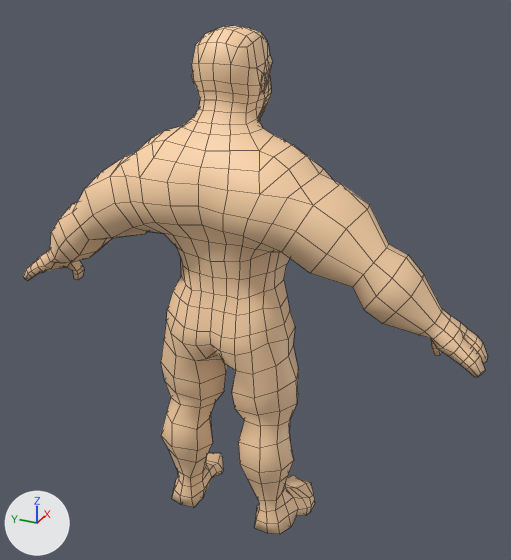
A saved change to the FBX model KazgarsRevenge/KazgarsRevenge/KazgarsRevengeContent/Models/Player/idle1.fbx.
Before and after are seen from a 50 mm camera at (-0.0457, -0.0226, 0.0459) aimed at (0.0011, -0.0015, 0.0225). Every picture has the same lights, and +X, +Y and +Z are marked at lower left. Mesh edges are drawn as thin lines. Where no turn or scale is listed for an object, it has been applied to the vertices.
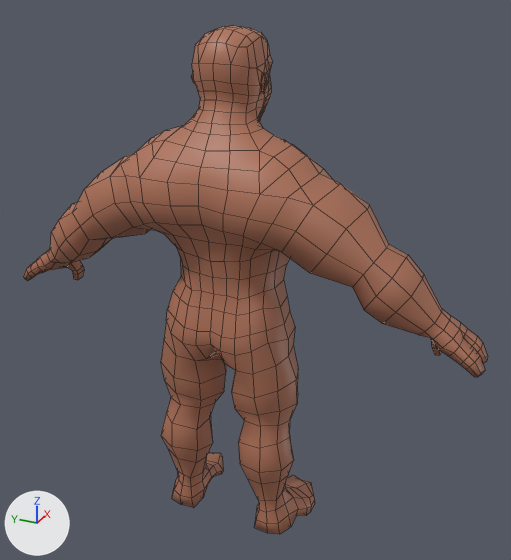
Changed parts and their boxes (x1, y1, x2, y2) in the pictures (511 x 560 px):
'Cube', recoloured (beige to brown): (24, 26, 488, 534) in both

What changed in the scene script:
```text
Add img_skin_png:
    img_skin_png = load_image('Skin.png', 'Skin.png', 512, 512, 'sRGB')
Add mat_material_001__skin:
    mat_material_001__skin = principled_material('Material_001__Skin')
    mat_material_001__skin.texture = img_skin_png  # with its transparency
Add mat_material__skin:
    mat_material__skin = principled_material('Material__Skin')
    mat_material__skin.texture = img_skin_png  # with its transparency
Change me_cube:
    where me_cube.from_pydata(...)  # 1350 vertices, 1340 faces; spans x -0.0057..0.0048, y -0.0198..0.0198, z -0.0377..0.0037
    remove me_cube.materials.append(mat_material)  # beige #ffd6aa
    remove me_cube.materials.append(mat_material_001)  # red #850018
    add me_cube.materials.append(mat_material__skin)  # picture img_skin_png
    add me_cube.materials.append(mat_material_001__skin)  # picture img_skin_png
```
